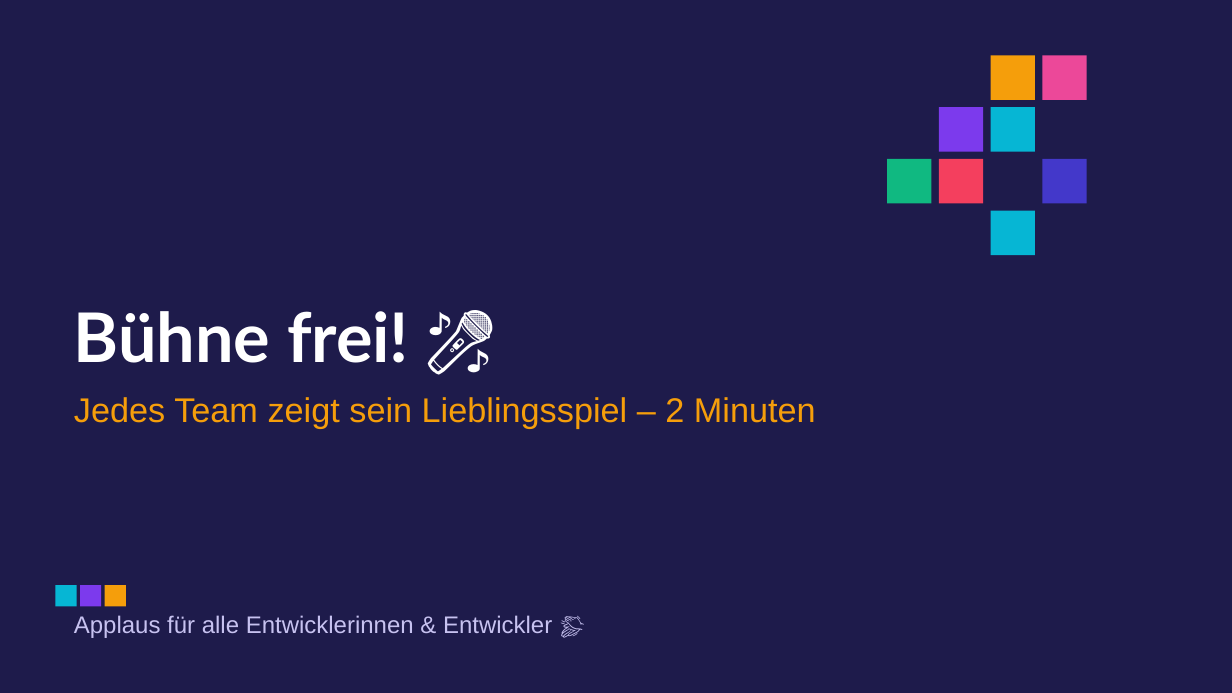
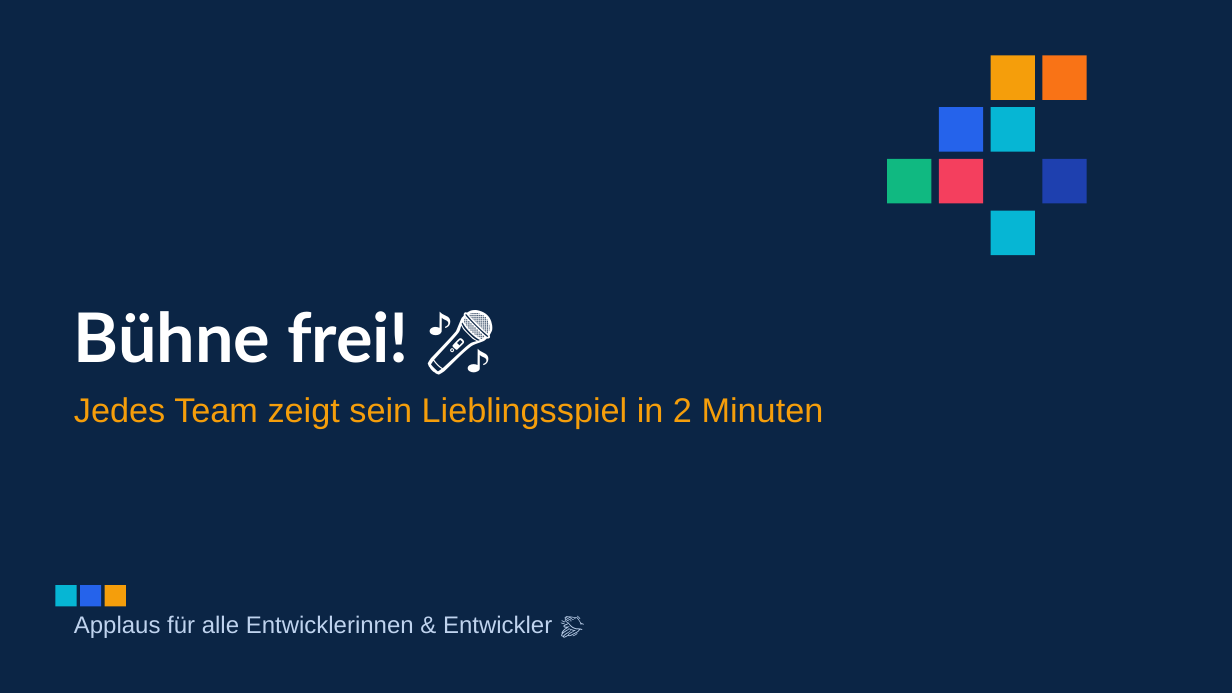
Before and after one commit to Robsbaer/monte26, a slide deck: slide 25 of Dokumente/Folien.pptx. Drawn at 1232x693 pixels with LibreOffice and Linux fonts; fonts in the diff are those of the drawing. Boxes give left, top, right and bottom in pixels: in the first picture for what was removed or moved away, otherwise in the second. Text is boxed around its words. In the diff, an @@ line names an element or a change of style, - is before the commit and + after.

```diff
--- a/Dokumente/Folien.pptx
+++ b/Dokumente/Folien.pptx
@@ background #1E1B4B to #0B2545 @@
@@ rectangle at (1042, 55, 1087, 100): fill #EC4899 to #F97316 @@
@@ rectangle at (939, 107, 983, 152): fill #7C3AED to #2563EB @@
@@ rectangle at (1042, 159, 1087, 203): fill #4338CA to #1E40AF @@
@@ text at (74, 397, 824, 428): text changed @@
-Jedes Team zeigt sein Lieblingsspiel – 2 Minuten
+Jedes Team zeigt sein Lieblingsspiel in 2 Minuten
@@ rectangle at (80, 585, 101, 606): fill #7C3AED to #2563EB @@
@@ text "Applaus für alle Entwicklerinnen & ..." at (74, 615, 552, 638): text colour #C7C2F0 to #BFD3EE @@
```
Also in this commit, not shown: 31 other slides changed, 7 other files.
